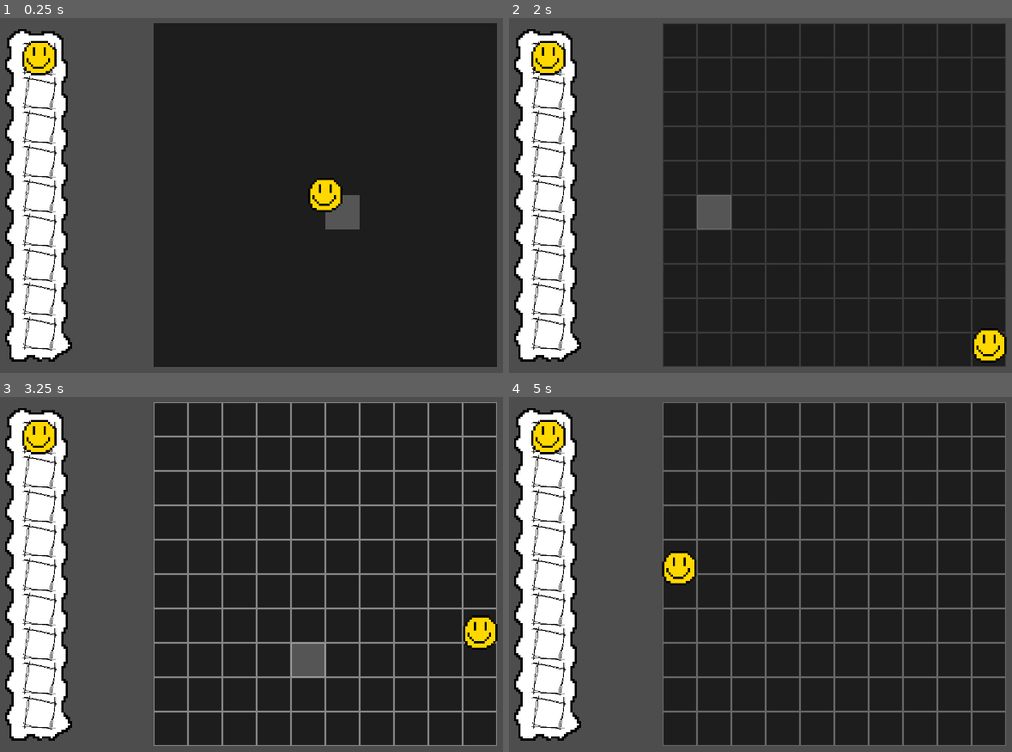
Above: before the commit, frames 1-4 (two rows, left to right).
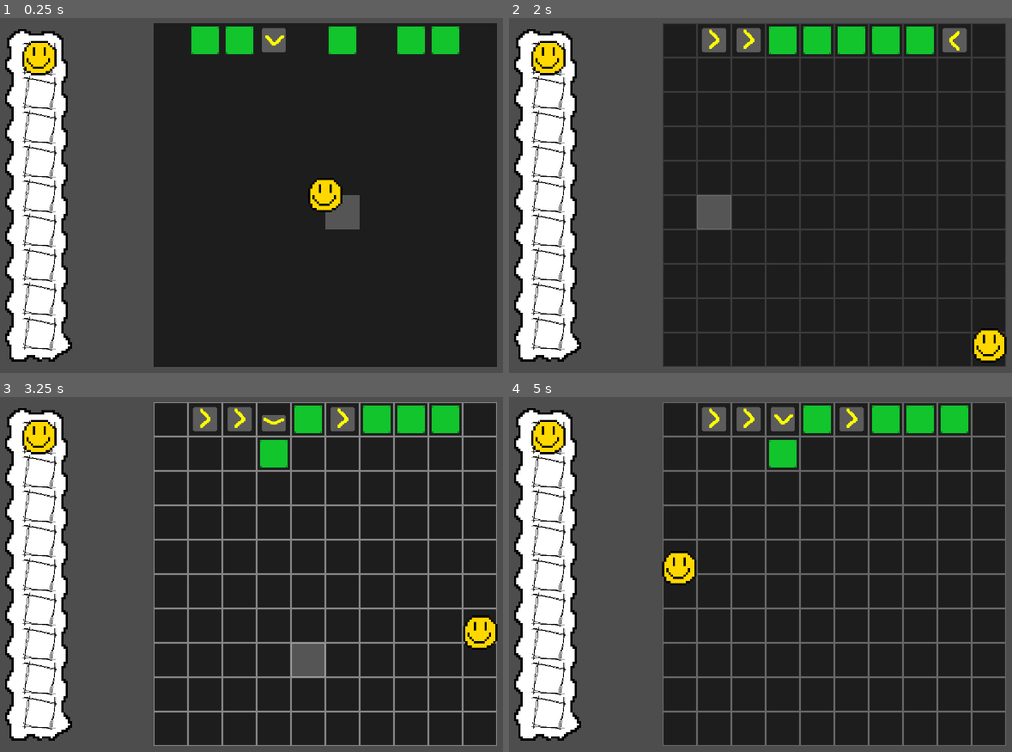
Above: after the commit, the same moments.

Repository: Stev51/gmtk-jam-2025
Game: Godot game, scene res://scenes/main.tscn
Two runs of this game, one before a commit and one after it. Both use one fixed random seed, a clock stepped at 60 frames per second and the inputs below.
Inputs (mouse positions are in pixels of both pictures, inside the frame that each line leads up to):
- Up to frame 1 (0.25 s): no input
- Up to frame 2 (2 s): tap Enter at 0.5 s; move the mouse to (986, 174) at 0.52 s; hold Right (ui_right) 0.53-1.28 s; tap E at 0.6, 1.35 s; click (986, 174) at 0.67 s; move the mouse to (695, 213) at 1.27 s; hold Down (ui_down) from 1.28 s (still down)
- Up to frame 3 (3.25 s): move the mouse to (392, 489) at 2.02 s; release Down (ui_down) at 2.03 s; hold Right (ui_right) 2.03-2.78 s; tap E at 2.1, 2.85 s; move the mouse to (291, 652) at 2.77 s; hold Up (ui_up) from 2.78 s (still down); click (291, 652) at 2.92 s
- Up to frame 4 (5 s): move the mouse to (outside the picture) at 3.52 s; release Up (ui_up) at 3.53 s; hold Left (ui_left) from 3.53 s (still down); tap E at 3.6, 4.35 s; move the mouse to (629, 517) at 4.27 s

The runs differ from the first frame. In frame 1, 2.4% of the frame differs, in the area x 38-92%, y 2-11%; in frame 2, 3.1%; in frame 3, 3.3%; in frame 4, 3.4%, in the area x 38-92%, y 2-20%.
Error before the commit: Invalid access to property or key 'MovableStates' on a base object of type 'Node (global.gd)'. (res://scripts/place_marker.gd:22)
Error after the commit: Invalid access to property or key 'movable_state' on a base object of type 'Node2D (place_marker.gd)'. (res://scripts/main.gd:42)

Commit message:
keep fixing trent's bugs

Diff:
--- a/scripts/mechanism/mechanism.gd
+++ b/scripts/mechanism/mechanism.gd
@@ -15,6 +15,7 @@
 var x: int
 var y: int
 var node: Node2D
+var ground: int
 
 func _init(field: Field, x: int, y:int, node: Node2D, ground: int):
 	self.field = field
--- a/scripts/place_marker.gd
+++ b/scripts/place_marker.gd
@@ -19,7 +19,7 @@
 
 var cursor_state = Global.CursorStates.UNSELECTED
 var placer_state = Global.PlacerStates.VALID
-var movable_state = Global.MovableStates.NONE
+#var movable_state = Global.MovableStates.NONE
 var overlapping_player = false
 var overlapping_mechanism = false
 var out_of_bounds = false
@@ -63,7 +63,8 @@
 			elif -2 <= pos_dist_x < -1 and 0.5 * 64 >= abs(pos_dist_x):
 				Global.MovableStates.CANPULLSOUTH #valid to pull south
 	else:
-		movable_state = Global.MovableStates.NONE
+		pass
+		#movable_state = Global.MovableStates.NONE
 
 func get_top_mechanism():
 	for mech in get_hovered_mechanisms():
